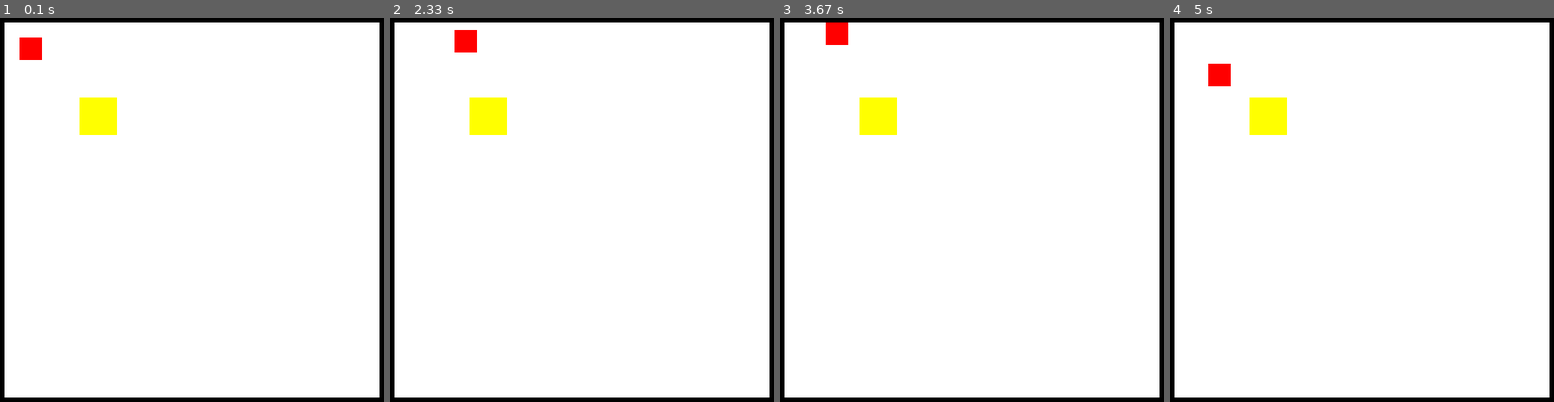
Above: before the commit, frames 1-4 (left to right).
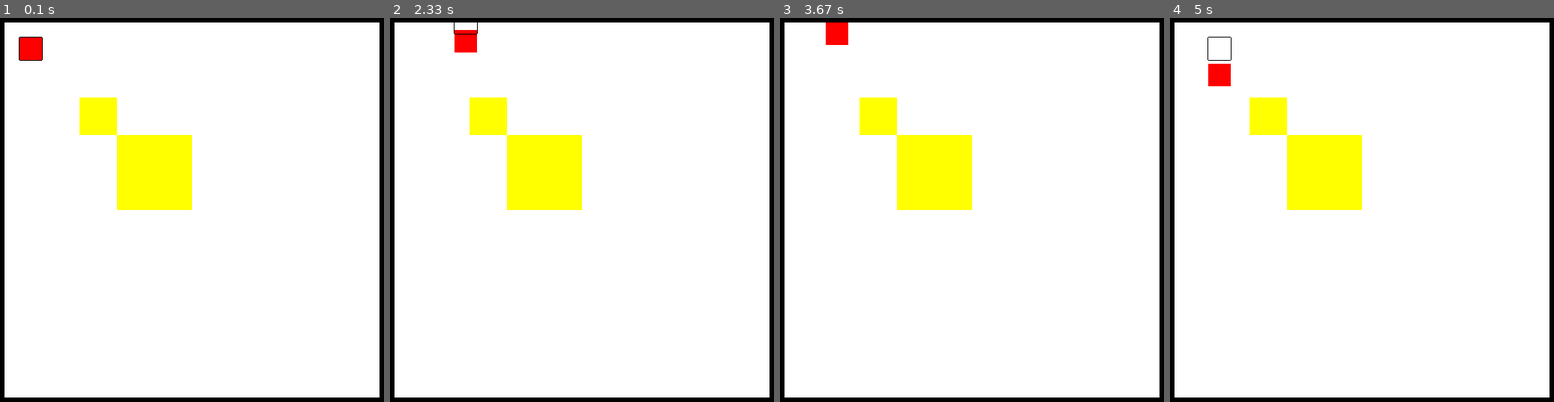
Above: after the commit, the same moments.

Repository: Stealth1337/pygamerpg
Game: pygame game, started from main.py
The game is run twice, just before and just after one commit, with the same random seed, the same clock (stepped at 60 frames per second) and the same inputs.
Inputs:
- Up to frame 1 (0.1 s): no input
- Up to frame 2 (2.33 s): hold Right 0.33-0.8 s; hold Up 0.83-1.13 s; hold Right 1.17-1.63 s; hold Left 1.67-2.2 s; hold Down from 2.23 s (still down)
- Up to frame 3 (3.67 s): release Down at 2.53 s; hold Left 2.57-2.97 s; hold Up 3-3.37 s; hold Right from 3.4 s (still down)
- Up to frame 4 (5 s): release Right at 4.03 s; hold Down 4.07-4.43 s; hold Left 4.47-4.93 s; hold Right from 4.97 s (still down)

The runs differ from the first frame. In frame 1, 3.9% of the frame differs, in the area x 4-50%, y 4-50%; in frame 2, 3.8%; in frame 3, 3.8%; in frame 4, 3.9%.

Commit message:
- Сделана система преград для игрока.

Diff:
--- a/barriers.py
+++ b/barriers.py
@@ -12,5 +12,5 @@
         self.rect.x = x
         self.rect.y = y
 
-    def render(self, surface, color):
+    def update(self, surface, color):
         pygame.draw.rect(surface, color, (self.rect.x, self.rect.y, self.width, self.height))
--- a/main.py
+++ b/main.py
@@ -1,6 +1,6 @@
 import pygame
 from location import Location
-from player import Player
+from player import Player, PlayerBorders
 from barriers import Barrier
 
 pygame.init()
@@ -9,50 +9,79 @@
 main_screen = pygame.display.set_mode(size_screen)
 running_game = True
 
+# main info
+
+all_sprites = pygame.sprite.Group()
 FPS = 30
 clock = pygame.time.Clock()
+
+# location info
+
 location_1 = True
 loc_1 = Location(0, 0, 10, 10)
 location_screen = pygame.Surface((loc_1.width * 50, loc_1.height * 50))
 loc_1.create(location_screen)
+
+# Sprites
+
 all_sprites = pygame.sprite.Group()
+
+# player sprites and borders
+
 player = Player(20, 20, 'red')
+all_sprites.add(player)
+borders = pygame.sprite.Group()
+all_sprites.add(borders)
+left_border = PlayerBorders(player.rect.x - 1, player.rect.y, 1, 30, borders)
+right_border = PlayerBorders(player.rect.x + 30, player.rect.y, 1, 30, borders)
+up_border = PlayerBorders(player.rect.x, player.rect.y - 1, 30, 1, borders)
+down_border = PlayerBorders(player.rect.x, player.rect.y + 30, 30, 1, borders)
+
+#
+
+barrier_objects = pygame.sprite.Group()
 barrier1 = Barrier(100, 100, 1, 1)
+barrier2 = Barrier(150, 150, 2, 2)
+barrier_objects.add(barrier1)
+barrier_objects.add(barrier2)
+all_sprites.add(barrier_objects)
+
 while running_game:
     main_screen.fill((0, 0, 0))
+    #
     player.renderPlayer(location_screen)
-    barrier1.render(location_screen, (255, 255, 0))
+    borders.draw(location_screen)
+    #
+    barrier_objects.update(location_screen, (255, 255, 0))
+    #
     main_screen.blit(location_screen, (10, 10))
     location_screen.fill((255, 255, 255))
-    all_sprites.update()
+    #
     for event in pygame.event.get():
         if event.type == pygame.QUIT:
             running_game = False
     keys = pygame.key.get_pressed()
-    hit = pygame.sprite.collide_rect(player, barrier1)
-    if hit and (barrier1.rect.y + barrier1.height) - player.rect.y < barrier1.height and keys[pygame.K_UP]:
+
+    if pygame.sprite.spritecollideany(left_border, barrier_objects) and keys[pygame.K_LEFT]:
         pass
-    elif hit and 0 <= (player.rect.y + 30 - barrier1.rect.y) <= 5 and keys[pygame.K_DOWN]:
+    elif pygame.sprite.spritecollideany(right_border, barrier_objects) and keys[pygame.K_RIGHT]:
         pass
-    elif hit and (barrier1.rect.x - player.rect.x - 30) <= 0 and 0 <= (player.rect.y + 30 - barrier1.rect.y) <= barrier1.width + 30 and keys[pygame.K_RIGHT]:
+    elif pygame.sprite.spritecollideany(up_border, barrier_objects) and keys[pygame.K_UP]:
+        pass
+    elif pygame.sprite.spritecollideany(down_border, barrier_objects) and keys[pygame.K_DOWN]:
         pass
     elif keys[pygame.K_UP]:
         player.move(pygame.K_UP, [loc_1.start_x, loc_1.start_y, loc_1.end_x, loc_1.end_y])
-        print('barrier1', barrier1.rect.x, barrier1.rect.y)
-        print('player', player.rect.x, player.rect.y)
+        borders.update(location_screen, pygame.K_UP)
     elif keys[pygame.K_DOWN]:
         player.move(pygame.K_DOWN, [loc_1.start_x, loc_1.start_y, loc_1.end_x, loc_1.end_y])
-        print('barrier1', barrier1.rect.x, barrier1.rect.y)
-        print('player', player.rect.x, player.rect.y)
+        borders.update(location_screen, pygame.K_DOWN)
     elif keys[pygame.K_LEFT]:
         player.move(pygame.K_LEFT, [loc_1.start_x, loc_1.start_y, loc_1.end_x, loc_1.end_y])
-        print('barrier1', barrier1.rect.x, barrier1.rect.y)
-        print('player', player.rect.x, player.rect.y)
+        borders.update(location_screen, pygame.K_LEFT)
     elif keys[pygame.K_RIGHT]:
         player.move(pygame.K_RIGHT, [loc_1.start_x, loc_1.start_y, loc_1.end_x, loc_1.end_y])
-        print('barrier1', barrier1.rect.x, barrier1.rect.y)
-        print('player', player.rect.x, player.rect.y)
-        print((barrier1.rect.x - player.rect.x - 30))
+        borders.update(location_screen, pygame.K_RIGHT)
     pygame.display.flip()
     clock.tick(FPS)
 pygame.quit()
--- a/player.py
+++ b/player.py
@@ -18,8 +18,6 @@
         if event == pygame.K_UP:
             if restriction_list[1] < self.rect.y:
                 self.rect.y -= 5
-
-                print(self.rect.x, self.rect.y)
         elif event == pygame.K_DOWN:
             if self.rect.y < restriction_list[3] - 30:
                 self.rect.y += 5
@@ -29,3 +27,25 @@
         elif event == pygame.K_RIGHT:
             if self.rect.x < restriction_list[2] - 30:
                 self.rect.x += 5
+
+
+class PlayerBorders(pygame.sprite.Sprite):
+    def __init__(self, x, y, width, height, group):
+        pygame.sprite.Sprite.__init__(self)
+        self.image = pygame.Surface((width, height))
+        self.rect = self.image.get_rect()
+        self.rect.x = x
+        self.rect.y = y
+        self.width = width
+        self.height = height
+        self.add(group)
+
+    def update(self, screen, key):
+        if key == pygame.K_RIGHT:
+            self.rect.x += 5
+        elif key == pygame.K_LEFT:
+            self.rect.x -= 5
+        elif key == pygame.K_UP:
+            self.rect.y -= 5
+        elif key == pygame.K_DOWN:
+            self.rect.y += 5
